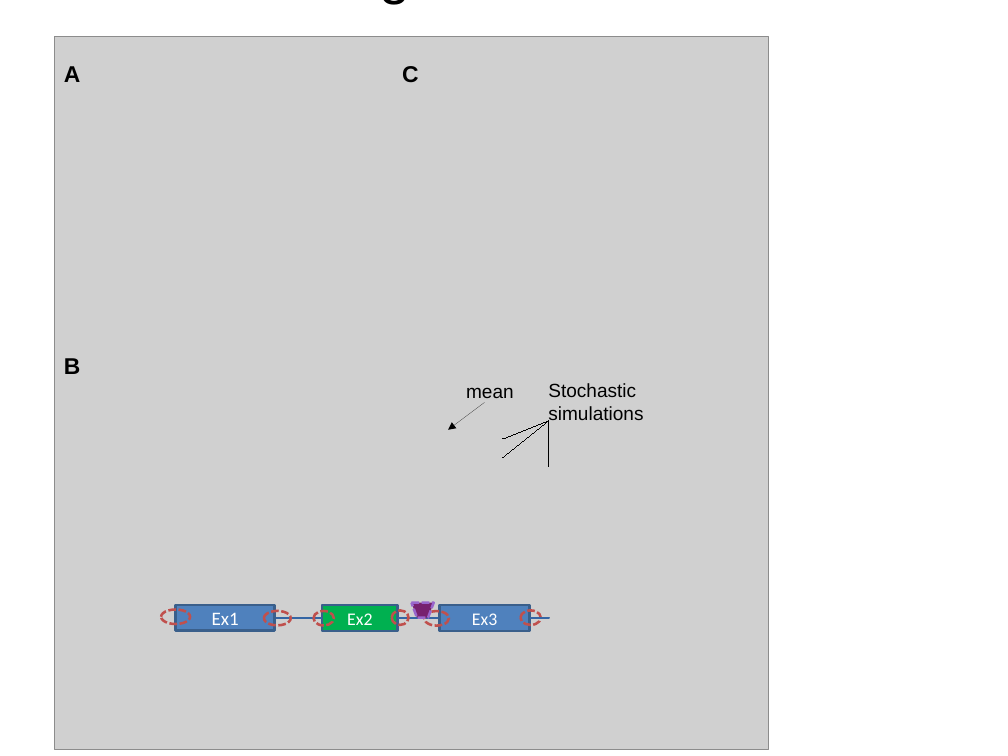
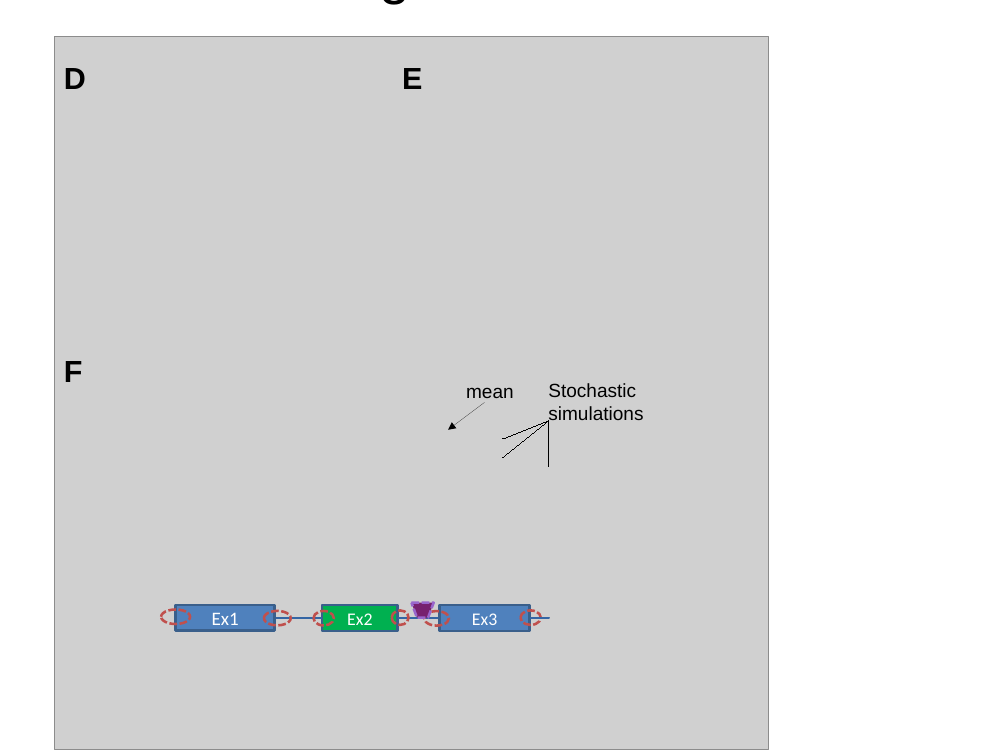
Before and after one commit to Siddharthaaa/SysBioSimulation, a slide deck: slide 11 of docs/Figures_end 2.odp (slide 10 before the commit). Drawn at 1008x756 pixels with LibreOffice and Linux fonts; fonts in the diff are those of the drawing; grey boxes stand for pictures. Boxes give left, top, right and bottom in pixels: in the first picture for what was removed or moved away, otherwise in the second. Text is boxed around its words. In the diff, an @@ line names an element or a change of style, - is before the commit and + after.

```diff
--- a/docs/Figures_end 2.odp
+++ b/docs/Figures_end 2.odp
@@ text removed at bbox=[64, 66, 81, 82] @@
-A
@@ text added at bbox=[64, 68, 86, 89], 24 pt, text #000000, bold @@
+D
@@ text removed at bbox=[402, 66, 419, 82] @@
-C
@@ text added at bbox=[402, 68, 422, 89], 24 pt, text #000000, bold @@
+E
@@ text removed at bbox=[64, 358, 81, 374] @@
-B
@@ text added at bbox=[64, 361, 83, 382], 24 pt, text #000000, bold @@
+F
```
Also in this commit, not shown: 5 other slides changed, 2 slides removed, 12 other files.
